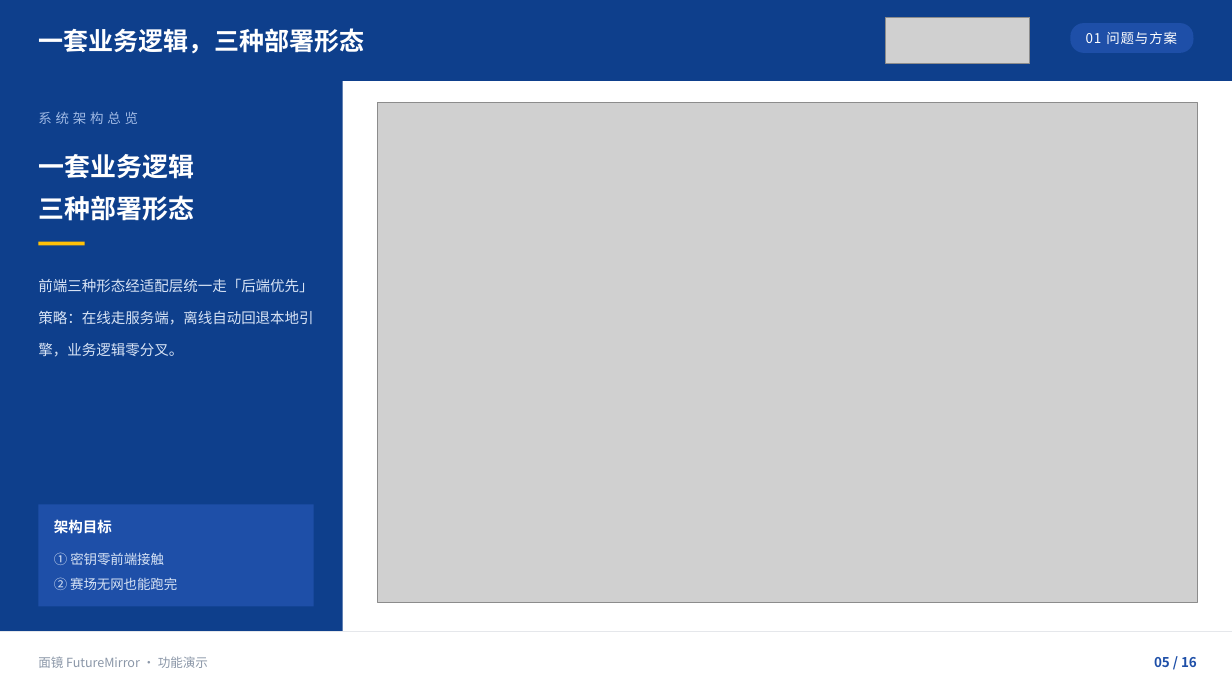
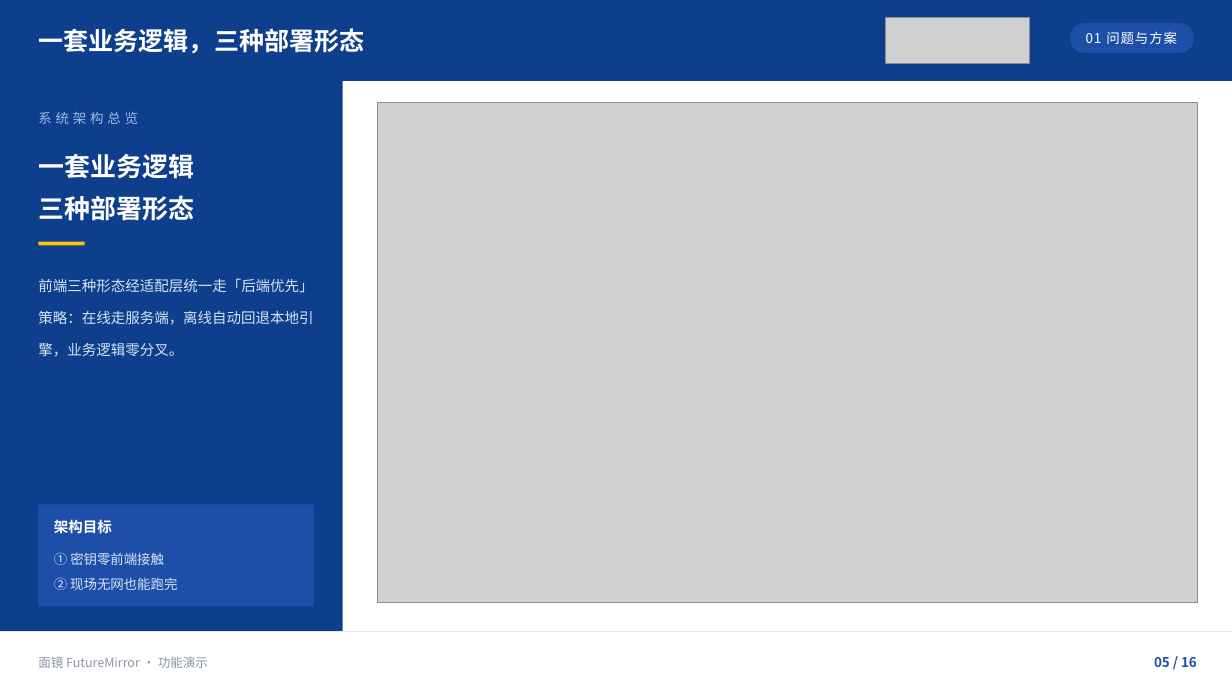
Before and after one commit to Penguin-Zhou/FutureMirror, a slide deck: slide 5 of docs/FutureMirror.Deck.pptx. Drawn at 1232x693 pixels with LibreOffice and Linux fonts; fonts in the diff are those of the drawing; grey boxes stand for pictures. Boxes give left, top, right and bottom in pixels: in the first picture for what was removed or moved away, otherwise in the second. Text is boxed around its words. In the diff, an @@ line names an element or a change of style, - is before the commit and + after.

```diff
--- a/docs/FutureMirror.Deck.pptx
+++ b/docs/FutureMirror.Deck.pptx
@@ text at (x1=54, y1=577, x2=177, y2=590): text changed @@
-② 赛场无网也能跑完
+② 现场无网也能跑完
```
Also in this commit, not shown: 4 other slides changed.
